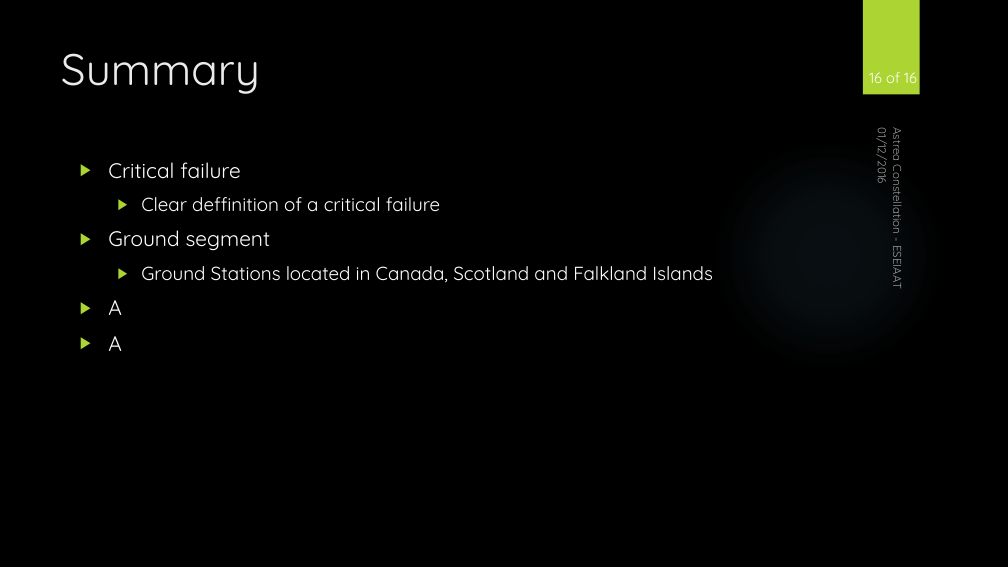
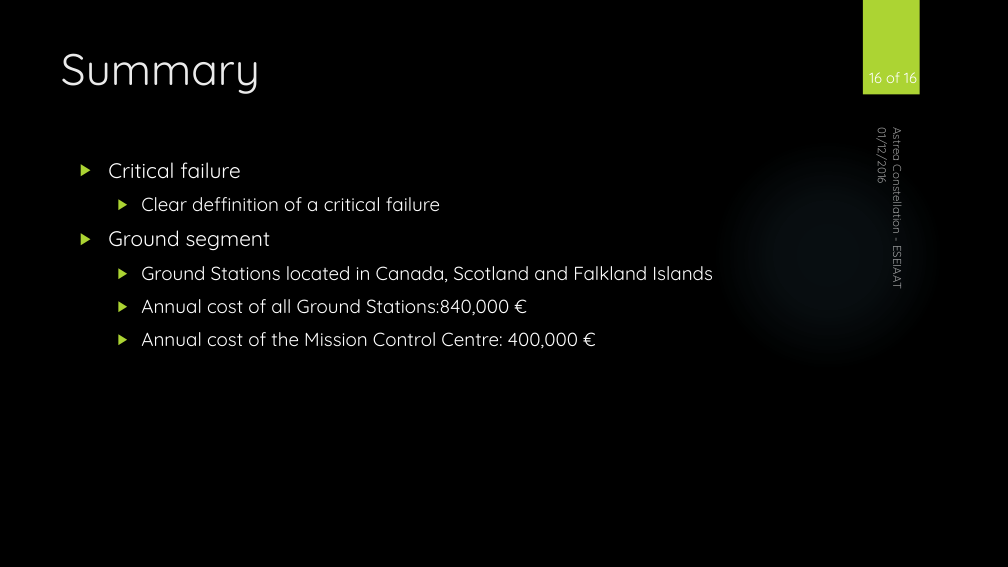
Before and after one commit to EvaMariaUrbano/Communications, a slide deck: slide 16 of Presentación Josep Maria/Presentation Josep Maria.pptx. Drawn at 1008x567 pixels with LibreOffice and Linux fonts; fonts in the diff are those of the drawing; background and template pictures are left out. Boxes give left, top, right and bottom in pixels: in the first picture for what was removed or moved away, otherwise in the second. Text is boxed around its words. In the diff, an @@ line names an element or a change of style, - is before the commit and + after.

```diff
--- a/Presentación Josep Maria/Presentation Josep Maria.pptx
+++ b/Presentación Josep Maria/Presentation Josep Maria.pptx
@@ text at bbox=[141, 299, 578, 348]: text changed; size 20 to 18 pt @@
-▶ A
-▶ A
+  ▶ Annual cost of all Ground Stations:840,000 €
+  ▶ Annual cost of the Mission Control Centre: 400,000 €
```
Also in this commit, not shown: 14 other slides changed, 2 other files.
